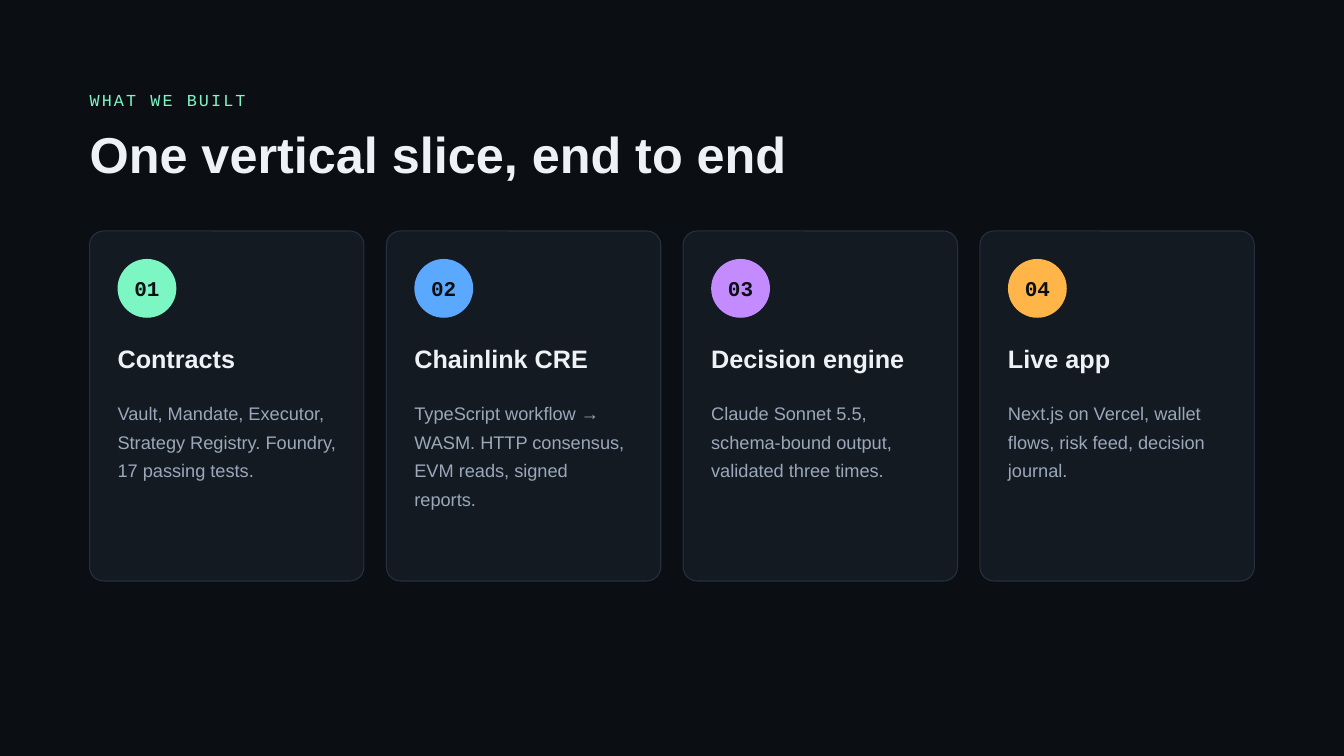
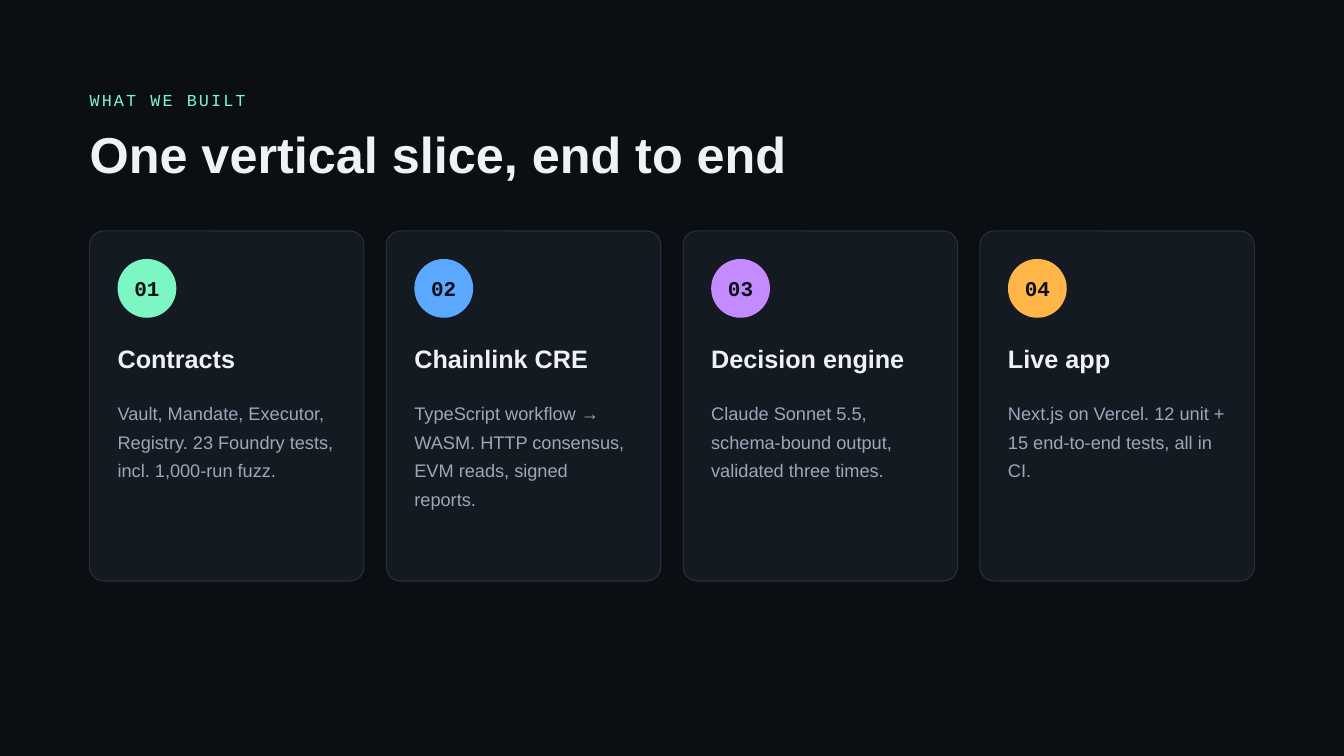
Before and after one commit to Saurabhnage/kriya, a slide deck: slide 11 of deck/KRIYA-pitch.pptx. Drawn at 1344x756 pixels with LibreOffice and Linux fonts; fonts in the diff are those of the drawing. Boxes give left, top, right and bottom in pixels: in the first picture for what was removed or moved away, otherwise in the second. Text is boxed around its words. In the diff, an @@ line names an element or a change of style, - is before the commit and + after.

```diff
--- a/deck/KRIYA-pitch.pptx
+++ b/deck/KRIYA-pitch.pptx
@@ text at (118, 407, 333, 479): text changed @@
-Vault, Mandate, Executor, Strategy Registry. Foundry, 17 passing tests.
+Vault, Mandate, Executor, Registry. 23 Foundry tests, incl. 1,000-run fuzz.
@@ text at (1008, 407, 1212, 477): text changed @@
-Next.js on Vercel, wallet flows, risk feed, decision journal.
+Next.js on Vercel. 12 unit + 15 end-to-end tests, all in CI.
```
Also in this commit, not shown: 1 other slide changed, 1 other file.
